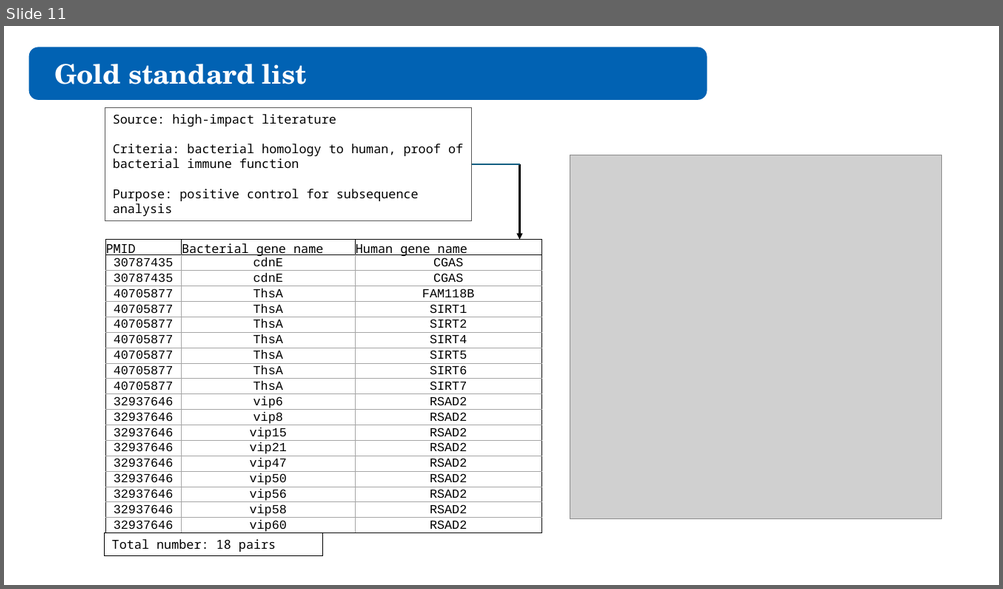
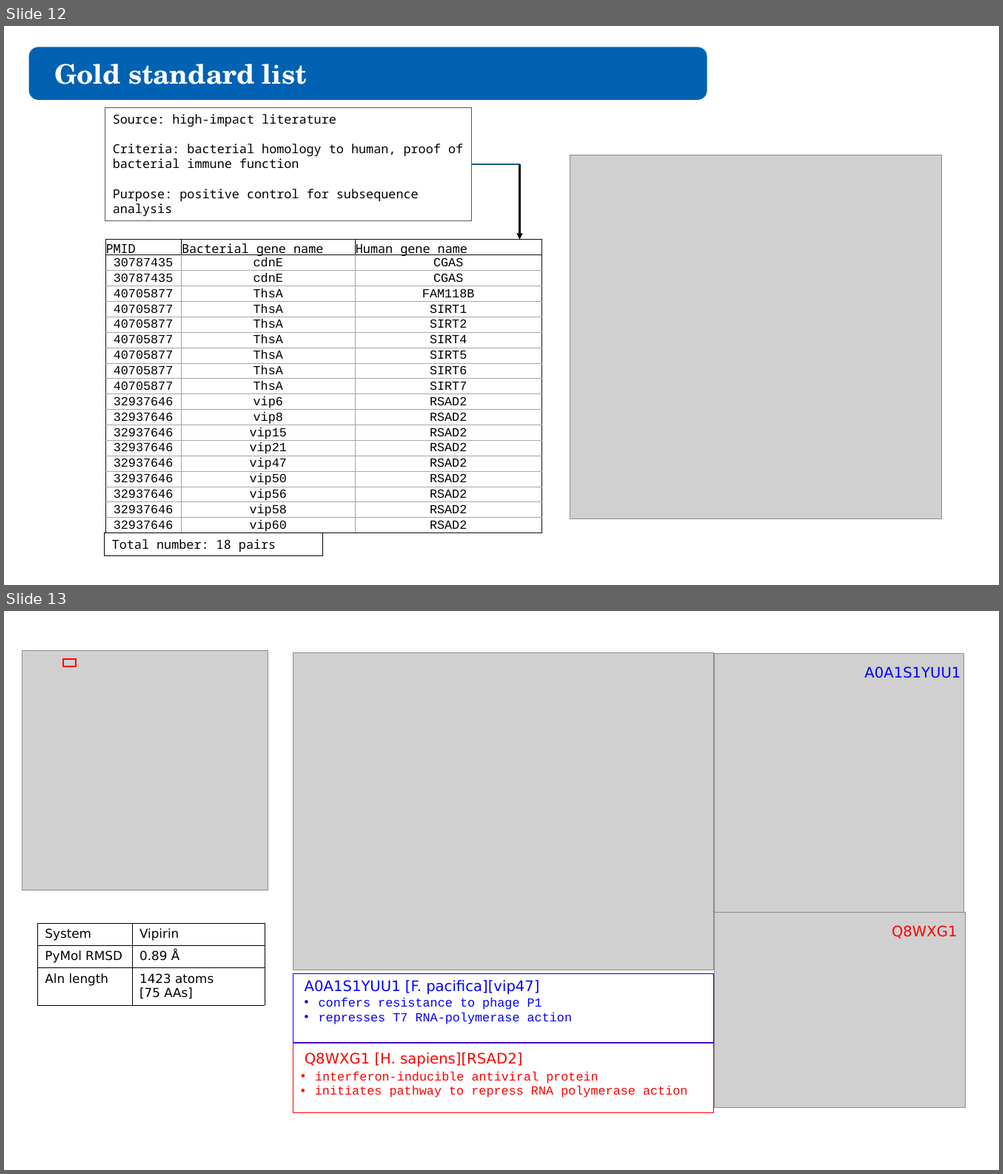
Before and after one commit to juliandeanmoran/BISSH, a slide deck: reports/2026-04-10_projectUpdate_2_jmoran.pptx. Shown one above the other, each under a label of ours: slide 11 before the commit, slides 12 and 13 after it. The pictures are 1003x589 and 1003x1174 pixels, drawn with LibreOffice and Linux fonts; fonts in the diff are those of the drawing; grey boxes stand for pictures. Boxes give left, top, right and bottom in pixels: in the first picture for what was removed or moved away, otherwise in the second. Text is boxed around its words. In the diff, an @@ line names an element or a change of style, - is before the commit and + after.

```diff
--- a/reports/2026-04-10_projectUpdate_2_jmoran.pptx
+++ b/reports/2026-04-10_projectUpdate_2_jmoran.pptx
@@ slide 13 added at [4,611,999,1170], background #FFFFFF @@
@@ picture added at [22,650,267,891] @@
@@ picture added at [293,652,714,970] @@
@@ picture added at [714,653,964,918] @@
@@ rectangle added at [63,659,76,667], outline #FF0000 1.5 pt @@
@@ text added at [864,667,960,678], 14 pt, text #0000FF @@
+A0A1S1YUU1
@@ picture added at [714,912,965,1108] @@
@@ table added at [37,923,265,1005], 3 rows, 2 columns @@
+System | Vipirin
+PyMol RMSD | 0.89 Å
+Aln length | 1423 atoms / [75 AAs]
@@ text added at [891,925,956,939], 14 pt, text #FF0000 @@
+Q8WXG1
@@ rectangle added at [293,974,714,1042], outline #0000FF 0.5 pt @@
@@ text added at [304,980,539,994], 14 pt, text #0000FF @@
+A0A1S1YUU1 [F. pacifica][vip47]
@@ text added at [318,998,542,1010], 12 pt, text #0000FF @@
+• confers resistance to phage P1
@@ text added at [318,1013,572,1025], 12 pt, text #0000FF @@
+• represses T7 RNA-polymerase action
@@ rectangle added at [293,1044,714,1113], outline #FF0000 0.5 pt @@
@@ text added at [304,1053,522,1067], 14 pt, text #FF0000 @@
+Q8WXG1 [H. sapiens][RSAD2]
@@ text added at [315,1072,598,1084], 12 pt, text #FF0000 @@
+• interferon-inducible antiviral protein
@@ text added at [315,1086,687,1098], 12 pt, text #FF0000 @@
+• initiates pathway to repress RNA polymerase action
@@ what was slide 11 is now slide 12 @@
```
Also in this commit, not shown: 1 other slide added, 1 slide removed.
